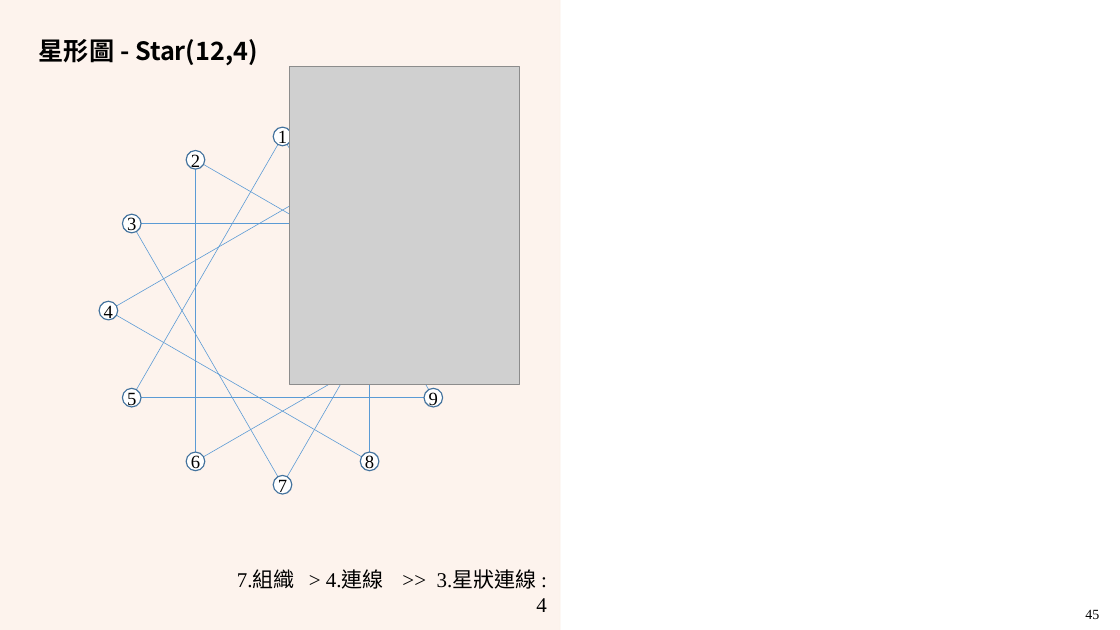
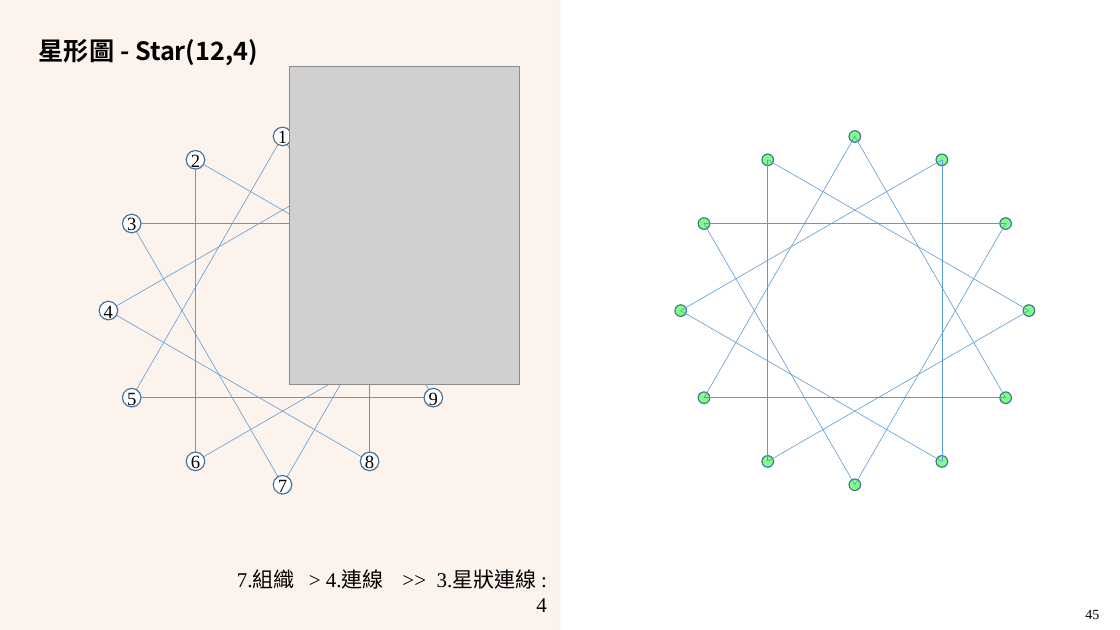
Before and after one commit to LittleD3092/My-Vault, a slide deck: slide 45 of Patterning and Drawing/6/AMA-數藝-6-規則篇-3-星形圖-2022-1202.pptx. Drawn at 1120x630 pixels with LibreOffice and Linux fonts; fonts in the diff are those of the drawing; grey boxes stand for pictures; background and template pictures are left out. Boxes give left, top, right and bottom in pixels: in the first picture for what was removed or moved away, otherwise in the second. Text is boxed around its words. In the diff, an @@ line names an element or a change of style, - is before the commit and + after.

```diff
--- a/Patterning and Drawing/6/AMA-數藝-6-規則篇-3-星形圖-2022-1202.pptx
+++ b/Patterning and Drawing/6/AMA-數藝-6-規則篇-3-星形圖-2022-1202.pptx
@@ line added from (855, 136) to (704, 397), #5B9BD5 0.5 pt @@
@@ line added from (1006, 397) to (855, 136), #5B9BD5 0.5 pt @@
@@ line added from (942, 160) to (681, 311), #5B9BD5 0.5 pt @@
@@ line added from (768, 160) to (768, 461), #5B9BD5 0.5 pt @@
@@ line added from (1029, 311) to (768, 160), #5B9BD5 0.5 pt @@
@@ group added at box(675, 131, 1035, 491): 12 ellipses @@
@@ line added from (942, 461) to (942, 160), #5B9BD5 0.5 pt @@
@@ line added from (704, 223) to (855, 485), #5B9BD5 0.5 pt @@
@@ line added from (1006, 223) to (704, 223), #5B9BD5 0.5 pt @@
@@ line added from (855, 485) to (1006, 223), #5B9BD5 0.5 pt @@
@@ line added from (681, 311) to (942, 461), #5B9BD5 0.5 pt @@
@@ line added from (768, 461) to (1029, 311), #5B9BD5 0.5 pt @@
@@ line added from (704, 397) to (1006, 397), #5B9BD5 0.5 pt @@
```
Also in this commit, not shown: 12 other slides changed, 2 other files.
